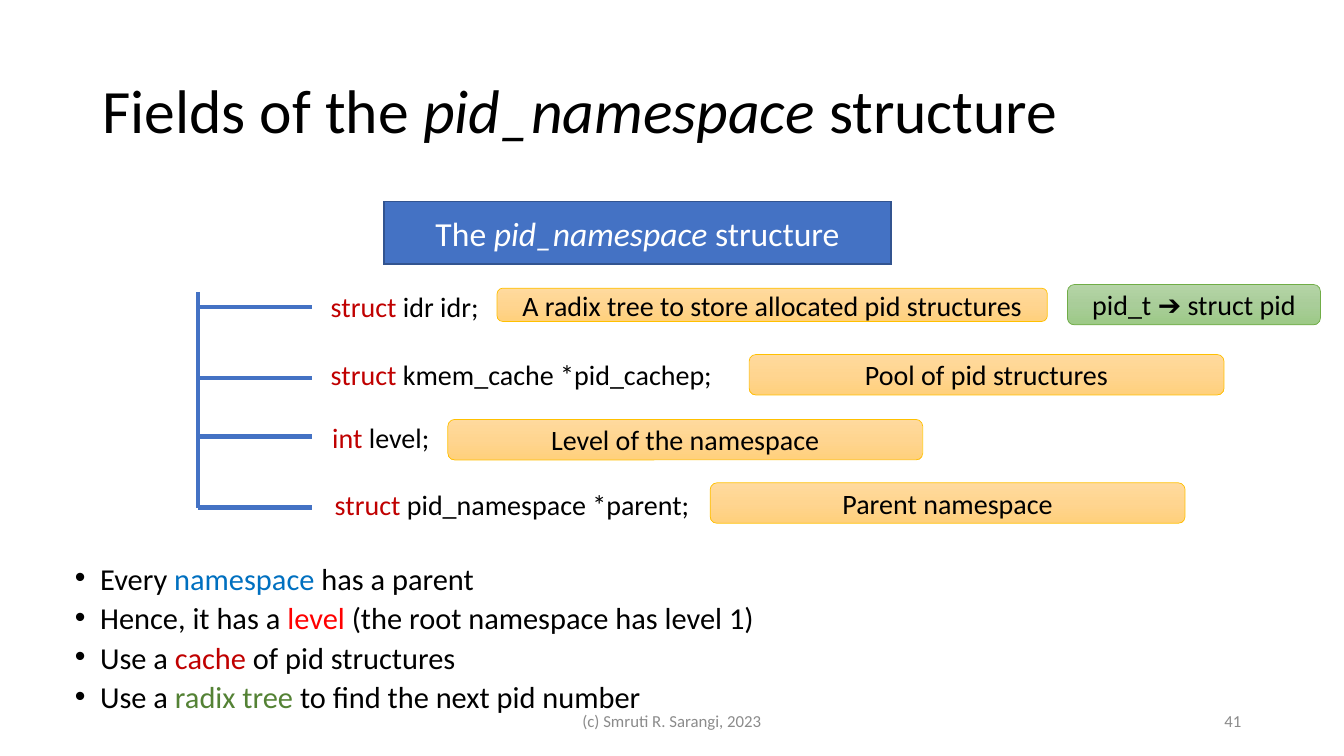
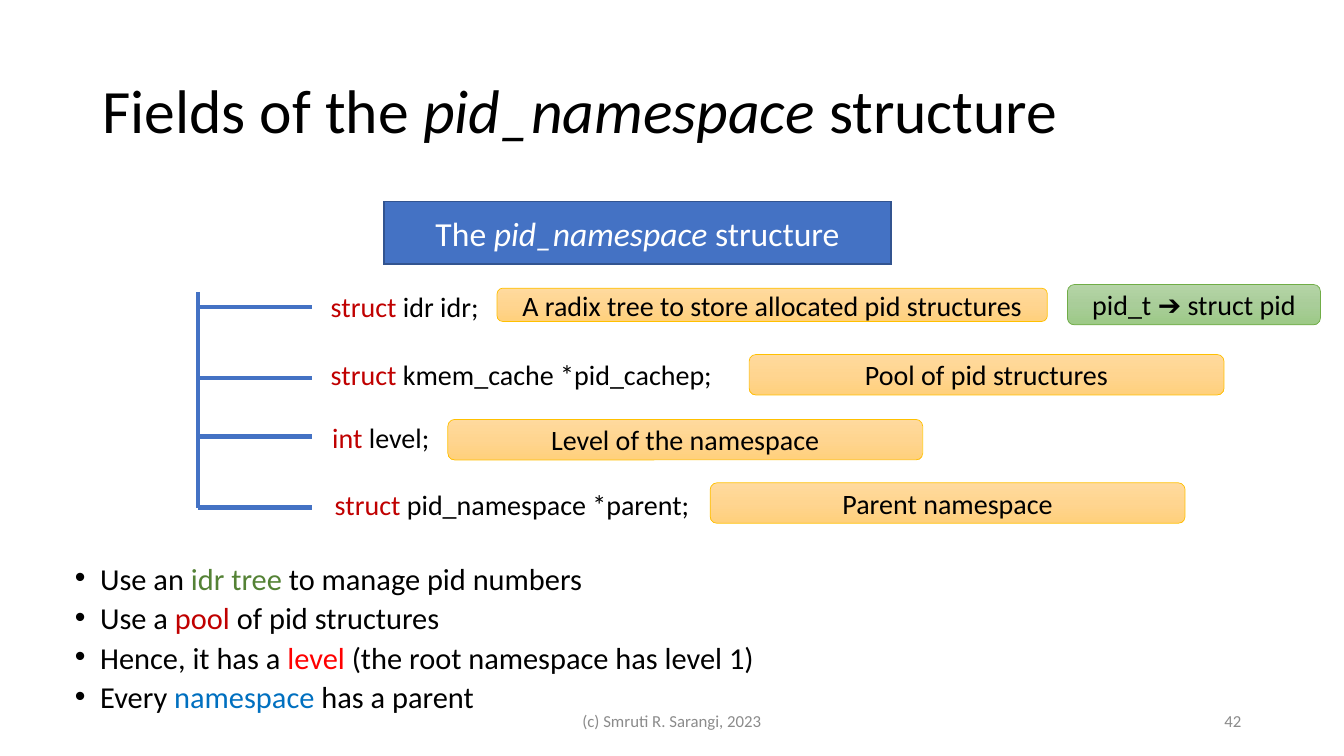
Before and after one commit to srsarangi/srsarangi.github.io, a slide deck: slide 42 of osbook/slides/3.processes.pptx (slide 41 before the commit). Drawn at 1344x756 pixels with LibreOffice and Linux fonts; fonts in the diff are those of the drawing. Boxes give left, top, right and bottom in pixels: in the first picture for what was removed or moved away, otherwise in the second. Text is boxed around its words. In the diff, an @@ line names an element or a change of style, - is before the commit and + after.

```diff
--- a/osbook/slides/3.processes.pptx
+++ b/osbook/slides/3.processes.pptx
@@ text at [100,569,754,674]: paragraphs added @@
+• Use an idr tree to manage pid numbers
+• Use a pool of pid structures
+• Hence, it has a level (the root namespace has level 1)
@@ text at [100,607,754,716]: paragraphs removed @@
-• Hence, it has a level (the root namespace has level 1)
-• Use a cache of pid structures
-• Use a radix tree to find the next pid number
@@ page number at [1224,716,1241,727]: text changed @@
-41
+42
```
Also in this commit, not shown: 17 other slides changed, 2 slides added, 2 other files.
